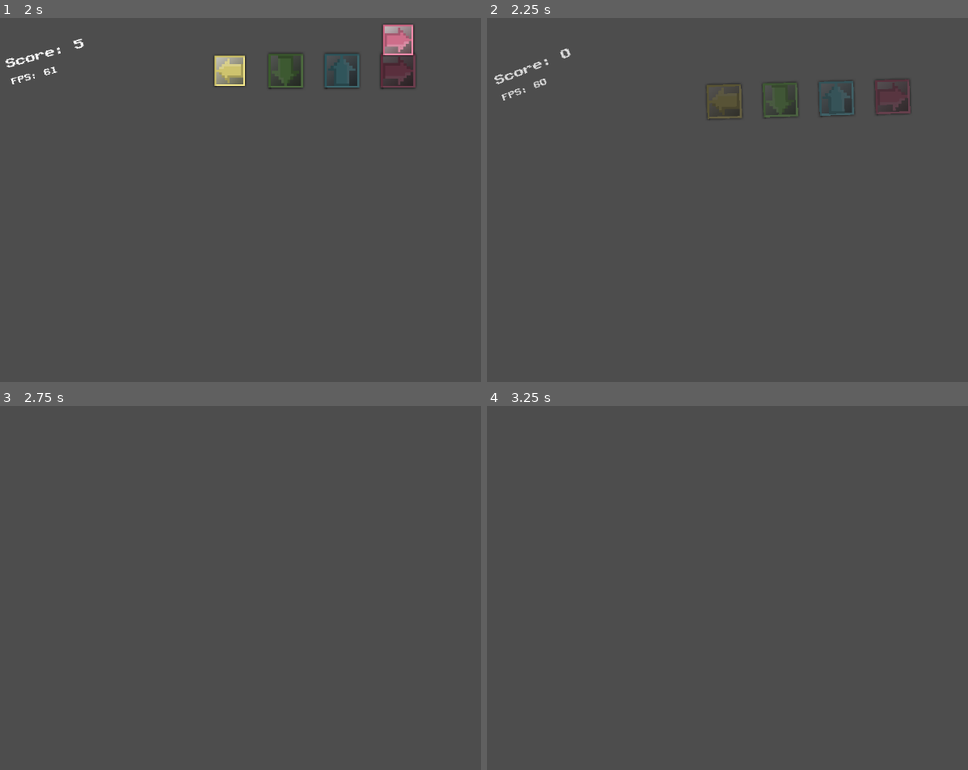
Above: before the commit, frames 1-4 (two rows, left to right).
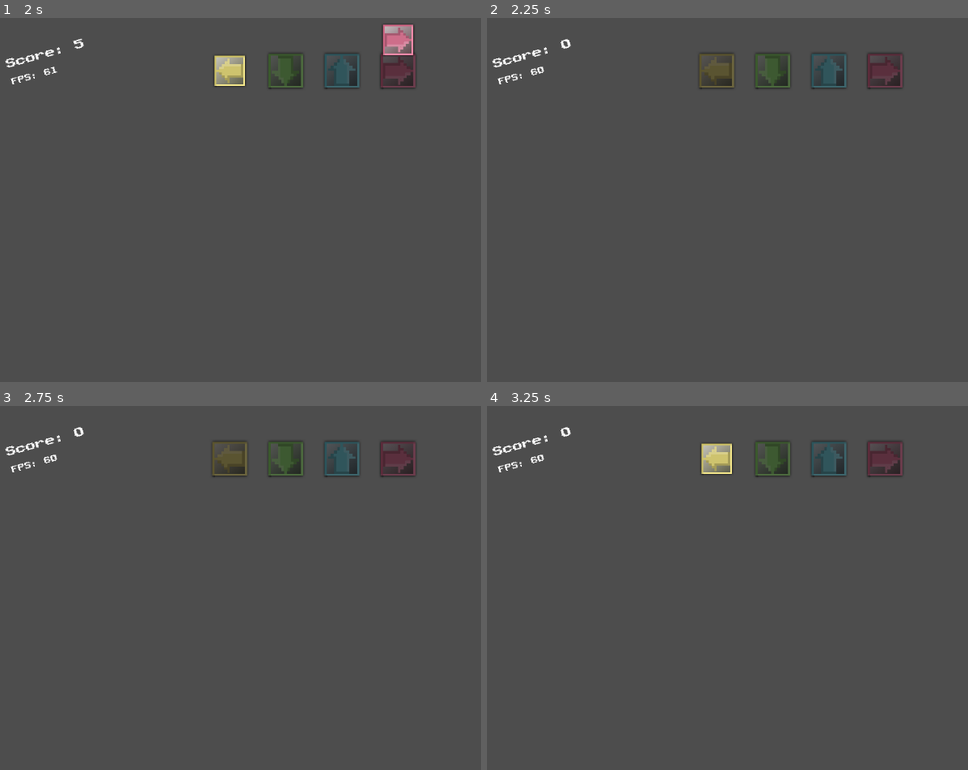
Above: after the commit, the same moments.

Repository: LudumSJB/The-Limited
Game: Godot game, scene res://scenes/RhythmMinigame.tscn
Two runs of this game, one before a commit and one after it. Both use one fixed random seed, a clock stepped at 60 frames per second and the inputs below. This scene is started directly instead of the project's main scene.
Inputs:
- Up to frame 1 (2 s): tap Enter (ui_accept) at 0.5, 0.77, 1.52 s; hold D (right) from 0.53 s (still down); tap Space (action_button) at 0.6, 1.35 s
- Up to frame 2 (2.25 s): release D (right) at 2.03 s; hold A (left) from 2.03 s (still down); tap N (next_level) at 2.1 s
- Up to frame 3 (2.75 s): keep holding A (left); tap Space (action_button) at 2.3 s
- Up to frame 4 (3.25 s): release A (left) at 2.78 s; hold D (right) from 2.78 s (still down); tap Space (action_button) at 2.85 s; tap Enter (ui_accept) at 3.02 s

Frame 1 is identical in both runs. In frame 2, 3.0% of the frame differs, in the area x 1-89%, y 5-28%; in frame 3, 2.2%; in frame 4, 2.3%.

Commit message:
actionArea

Diff:
--- a/scenes/RhythmMinigame.tscn
+++ b/scenes/RhythmMinigame.tscn
@@ -286,6 +286,7 @@
 offset_bottom = 40.0
 
 [node name="ScoreLabel" type="Label" parent="UIHolder"]
+layout_mode = 0
 offset_left = 24.0
 offset_top = 71.57
 offset_right = 141.0
@@ -296,6 +297,7 @@
 text = "Score: 0"
 
 [node name="FpsLabel" type="Label" parent="UIHolder"]
+layout_mode = 0
 offset_left = 35.0
 offset_top = 107.0
 offset_right = 152.0
@@ -306,7 +308,6 @@
 text = "FPS: 0"
 script = ExtResource("9_5aavs")
 
-[connection signal="PlayerLoss" from="." to="." method="on_player_loss"]
 [connection signal="area_entered" from="RhythmGameHolder/MissArea" to="RhythmGameHolder/PlayerSection/PlayerNote" method="scrolling_note_miss"]
 [connection signal="playerHitNote" from="RhythmGameHolder/PlayerSection/PlayerNote" to="." method="hit_note"]
 [connection signal="playerMissNote" from="RhythmGameHolder/PlayerSection/PlayerNote" to="." method="miss_note"]
--- /dev/null
+++ b/scenes/actionArea.tscn
@@ -0,0 +1,34 @@
+[gd_scene load_steps=4 format=3 uid="uid://brghk84aof61l"]
+
+[ext_resource type="Script" path="res://scripts/actionArea.gd" id="1_bqkhl"]
+[ext_resource type="Texture2D" uid="uid://dyrbo5drifsel" path="res://assets/images/action_window.png" id="1_ph3w4"]
+
+[sub_resource type="RectangleShape2D" id="RectangleShape2D_v80nv"]
+size = Vector2(91.25, 163)
+
+[node name="actionArea" type="Area2D"]
+position = Vector2(6, -13)
+collision_layer = 2
+collision_mask = 2
+script = ExtResource("1_bqkhl")
+metadata/_edit_group_ = true
+
+[node name="Sprite2D" type="Sprite2D" parent="."]
+position = Vector2(1, -132)
+scale = Vector2(0.408088, 0.38785)
+texture = ExtResource("1_ph3w4")
+
+[node name="RichTextLabel" type="RichTextLabel" parent="Sprite2D"]
+offset_left = -91.0
+offset_top = -44.0
+offset_right = -35.0
+offset_bottom = -15.0
+scale = Vector2(3.4909, 3.4909)
+text = "Talk to"
+
+[node name="CollisionShape2D" type="CollisionShape2D" parent="."]
+position = Vector2(0, 3)
+shape = SubResource("RectangleShape2D_v80nv")
+
+[connection signal="body_entered" from="." to="." method="_on_body_entered"]
+[connection signal="body_exited" from="." to="." method="_on_body_exited"]
--- a/scenes/level1.tscn
+++ b/scenes/level1.tscn
@@ -6,7 +6,7 @@
 [ext_resource type="Texture2D" uid="uid://y8nlnxed1dhu" path="res://assets/images/face_01.png" id="4_ubvlv"]
 [ext_resource type="Texture2D" uid="uid://dvlrkobcb7b65" path="res://assets/images/face_02.png" id="5_na01r"]
 [ext_resource type="PackedScene" uid="uid://duuwin15j36fv" path="res://scenes/player.tscn" id="6_wh6k6"]
-[ext_resource type="PackedScene" uid="uid://xpqxmn8xqk4v" path="res://scenes/talk_to_person.tscn" id="7_e6yds"]
+[ext_resource type="PackedScene" uid="uid://brghk84aof61l" path="res://scenes/actionArea.tscn" id="7_e6yds"]
 
 [node name="level1" type="Node2D"]
 script = ExtResource("1_5tckd")
@@ -22,5 +22,3 @@
 
 [node name="Area2D__talk_to_security" parent="." instance=ExtResource("7_e6yds")]
 position = Vector2(1030, 522)
-
-[connection signal="OnTalkInitated" from="Area2D__talk_to_security" to="." method="_on_area_2d__talk_to_security_on_talk_initated"]
--- a/scenes/level6.tscn
+++ b/scenes/level6.tscn
@@ -6,7 +6,7 @@
 [ext_resource type="Texture2D" uid="uid://y8nlnxed1dhu" path="res://assets/images/face_01.png" id="4_k3eyc"]
 [ext_resource type="Texture2D" uid="uid://dvlrkobcb7b65" path="res://assets/images/face_02.png" id="5_vu6nn"]
 [ext_resource type="AudioStream" uid="uid://wjrks27kv2mn" path="res://assets/sounds/music_placeholder3.wav" id="6_kwld7"]
-[ext_resource type="PackedScene" uid="uid://xpqxmn8xqk4v" path="res://scenes/talk_to_person.tscn" id="7_86mrb"]
+[ext_resource type="PackedScene" uid="uid://brghk84aof61l" path="res://scenes/actionArea.tscn" id="7_86mrb"]
 
 [sub_resource type="RectangleShape2D" id="RectangleShape2D_fno7i"]
 size = Vector2(1179, 43)
--- /dev/null
+++ b/scripts/actionArea.gd
@@ -0,0 +1,24 @@
+extends Area2D
+
+signal OnActionInitated
+
+@onready var sprite_2d = $Sprite2D
+@onready var rich_text_label = $Sprite2D/RichTextLabel
+
+@export var label_text: String = "talk to"
+
+func _ready():
+	rich_text_label.clear()
+	rich_text_label.append_text(label_text)
+	sprite_2d.visible = false
+
+func _process(_delta):
+	if Input.is_action_just_pressed("action_button") && sprite_2d.visible:
+		sprite_2d.visible = false
+		OnActionInitated.emit()
+
+func _on_body_entered(_body):
+	sprite_2d.visible = true
+
+func _on_body_exited(_body):
+	sprite_2d.visible = false
Not shown, added: assets/images/background_empty.png.import
